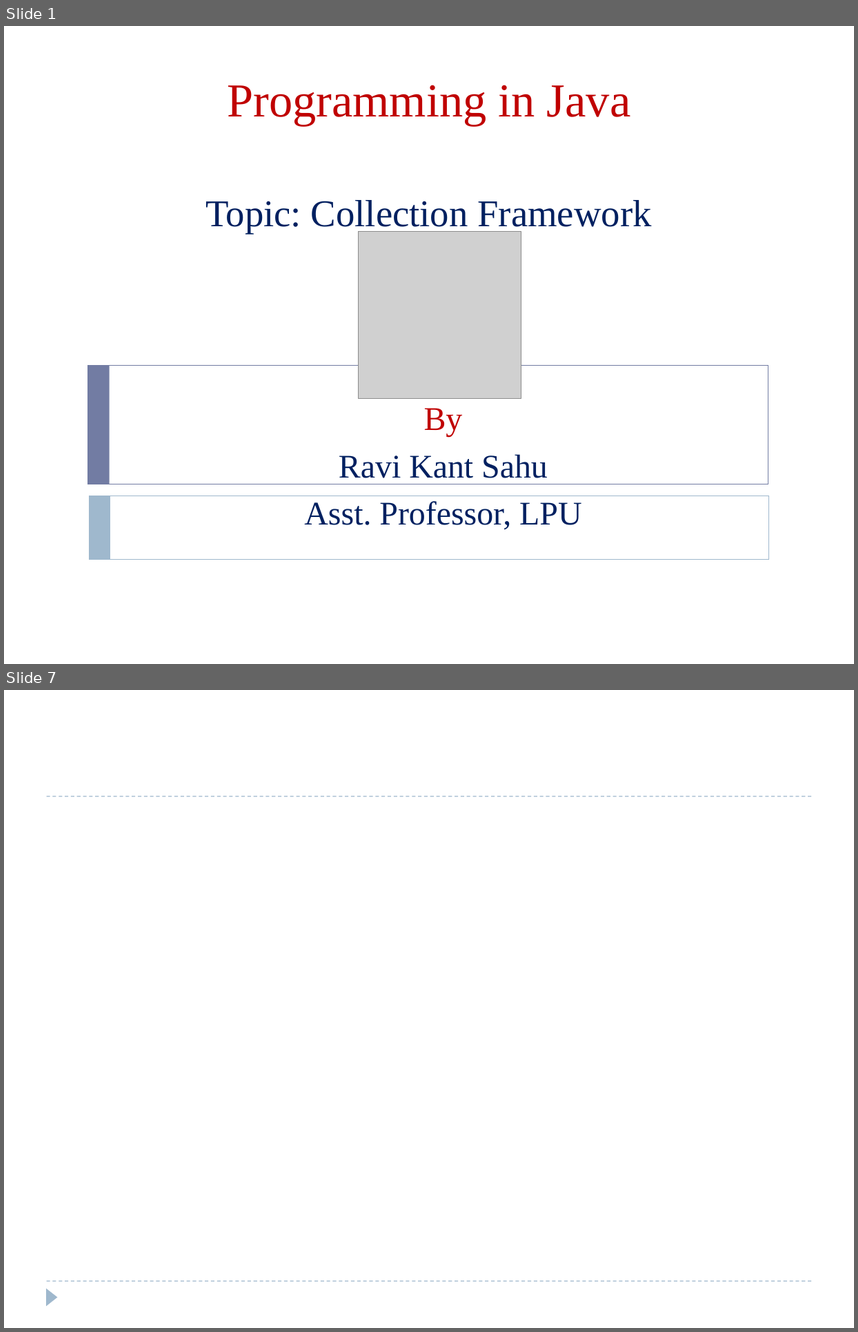
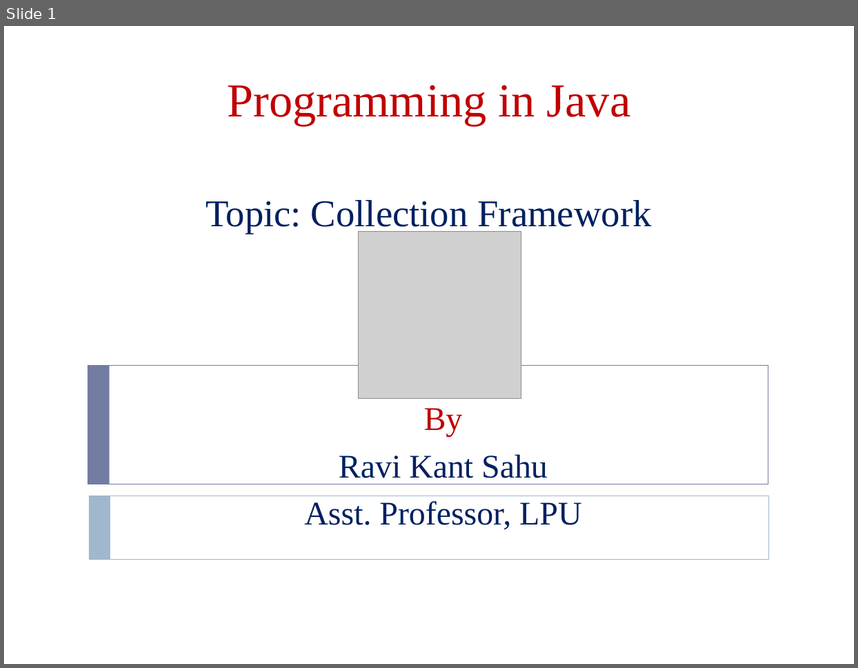
Before and after one commit to vaibhavpareek/JavaNotes, a slide deck: Javafiles/Allppts/23. Collection API.ppt. Shown one above the other, each under a label of ours: slides 1 and 7 before the commit, slide 1 after it; the slides between them are not shown. The pictures are 858x1332 and 858x668 pixels, drawn with LibreOffice and Linux fonts; fonts in the diff are those of the drawing; grey boxes stand for pictures; background and template pictures are left out. Boxes give left, top, right and bottom in pixels: in the first picture for what was removed or moved away, otherwise in the second. Text is boxed around its words. In the diff, an @@ line names an element or a change of style, - is before the commit and + after.

```diff
--- a/Javafiles/Allppts/23. Collection API.ppt
+++ b/Javafiles/Allppts/23. Collection API.ppt
@@ slide 7 removed at <box>4,690,854,1328</box>, background picture (left out) @@
@@ line removed from (47, 796) to (811, 796) @@
@@ line removed from (47, 1281) to (811, 1281) @@
@@ triangle removed at <box>47,1288,58,1305</box> @@
```
Also in this commit, not shown: 72 slides changed, 1 slide added, 53 other files.
